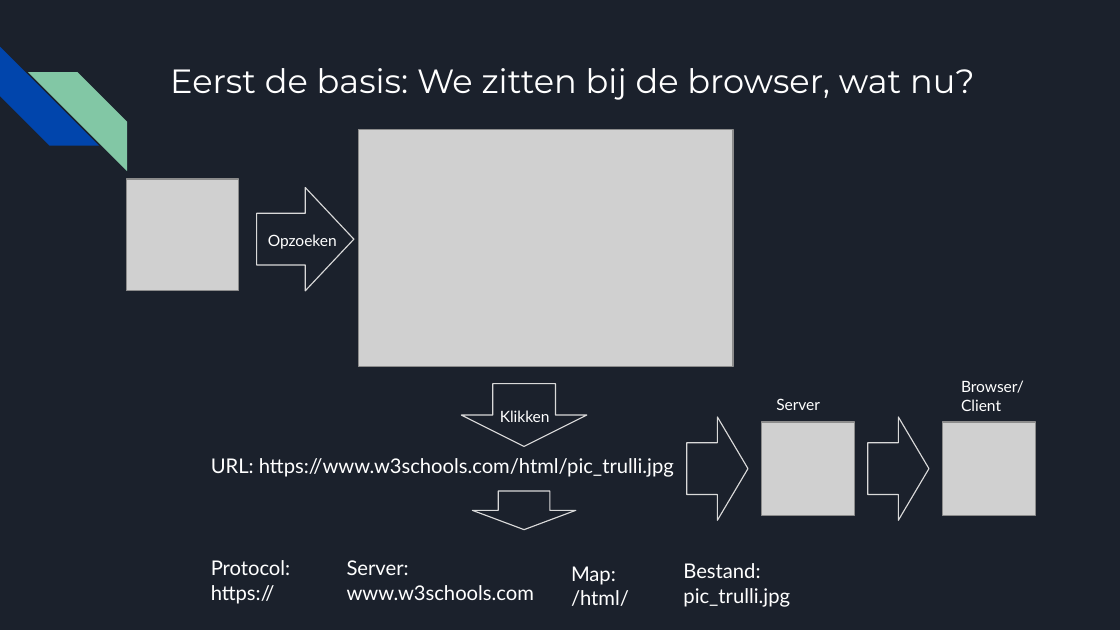
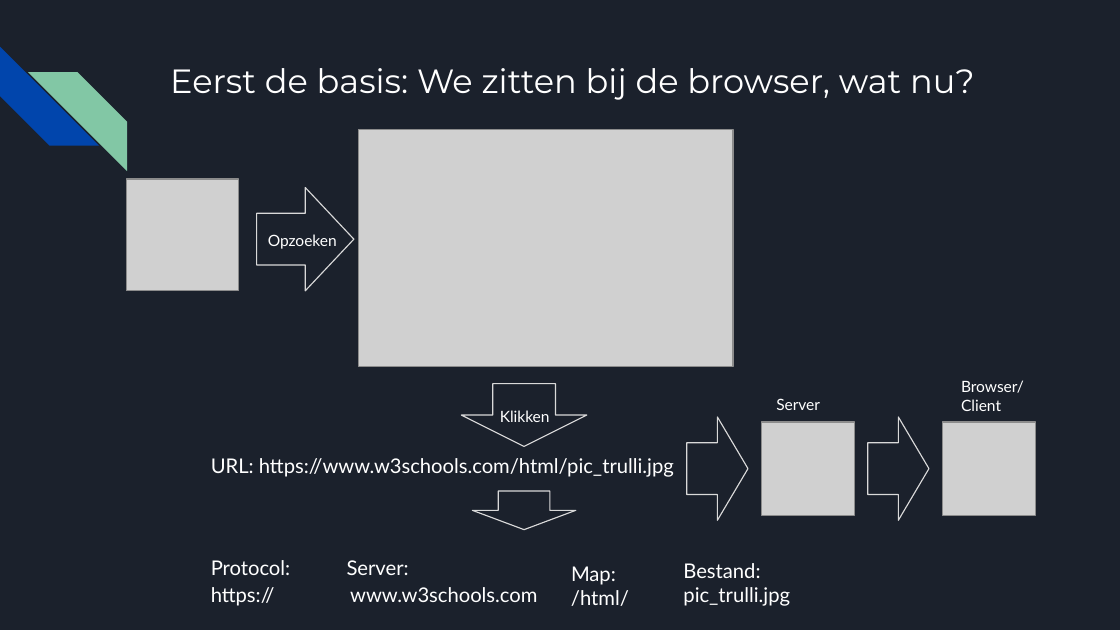
Before and after one commit to emmauscollege/emmauscollege.github.io, a slide deck: slide 3 of methode/static/theorie/webdesign/1.2-html-tags.pptx. Drawn at 1120x630 pixels with LibreOffice and Linux fonts; fonts in the diff are those of the drawing; grey boxes stand for pictures. Boxes give left, top, right and bottom in pixels: in the first picture for what was removed or moved away, otherwise in the second. Text is boxed around its words. In the diff, an @@ line names an element or a change of style, - is before the commit and + after.

```diff
--- a/methode/static/theorie/webdesign/1.2-html-tags.pptx
+++ b/methode/static/theorie/webdesign/1.2-html-tags.pptx
@@ text at (211, 560, 290, 575): text changed @@
-Protocol: https://
+Protocol:
@@ text at (347, 560, 409, 575): text changed @@
-Server: www.w3schools.com
+Server:
@@ text added at (211, 587, 275, 606), 13 pt, text #FFFFFF @@
+https://
@@ text added at (350, 587, 537, 602), 13 pt, text #FFFFFF @@
+www.w3schools.com
```
Also in this commit, not shown: 4 other slides changed, 2 slides added.
